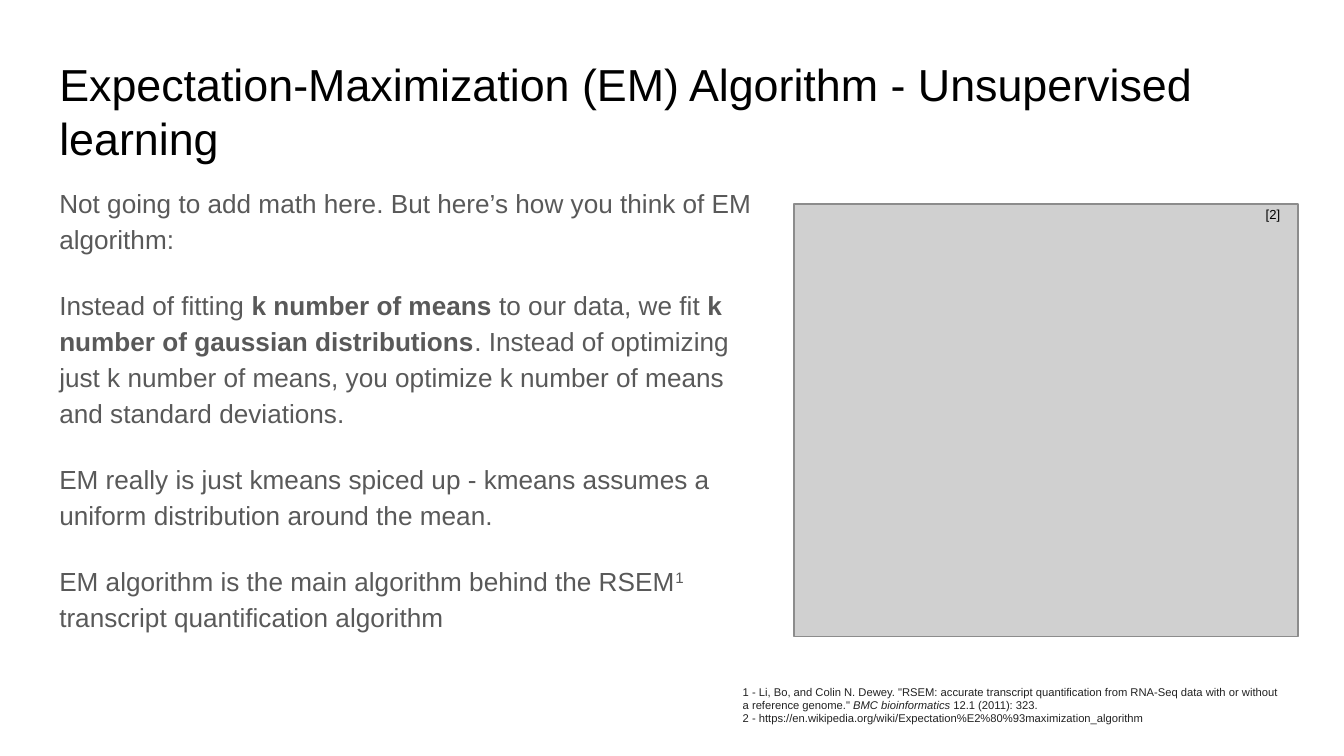
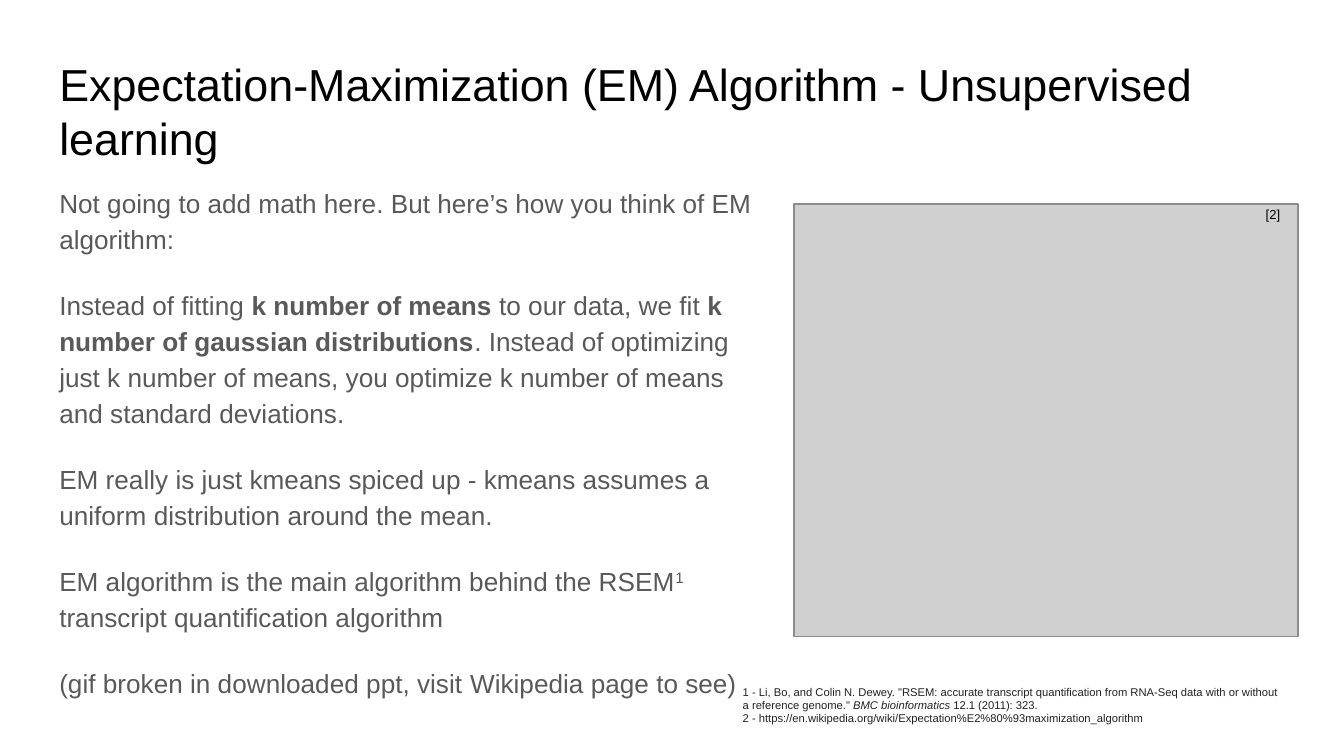
Before and after one commit to twood1/DataScience, a slide deck: slide 13 of Quantitative Methods for Data Analysis.pptx. Drawn at 1344x756 pixels with LibreOffice and Linux fonts; fonts in the diff are those of the drawing; grey boxes stand for pictures. Boxes give left, top, right and bottom in pixels: in the first picture for what was removed or moved away, otherwise in the second. Text is boxed around its words. In the diff, an @@ line names an element or a change of style, - is before the commit and + after.

```diff
--- a/Quantitative Methods for Data Analysis.pptx
+++ b/Quantitative Methods for Data Analysis.pptx
@@ text at [59,674,736,699]: paragraph added @@
+(gif broken in downloaded ppt, visit Wikipedia page to see)
```
Also in this commit, not shown: 1 other file.
